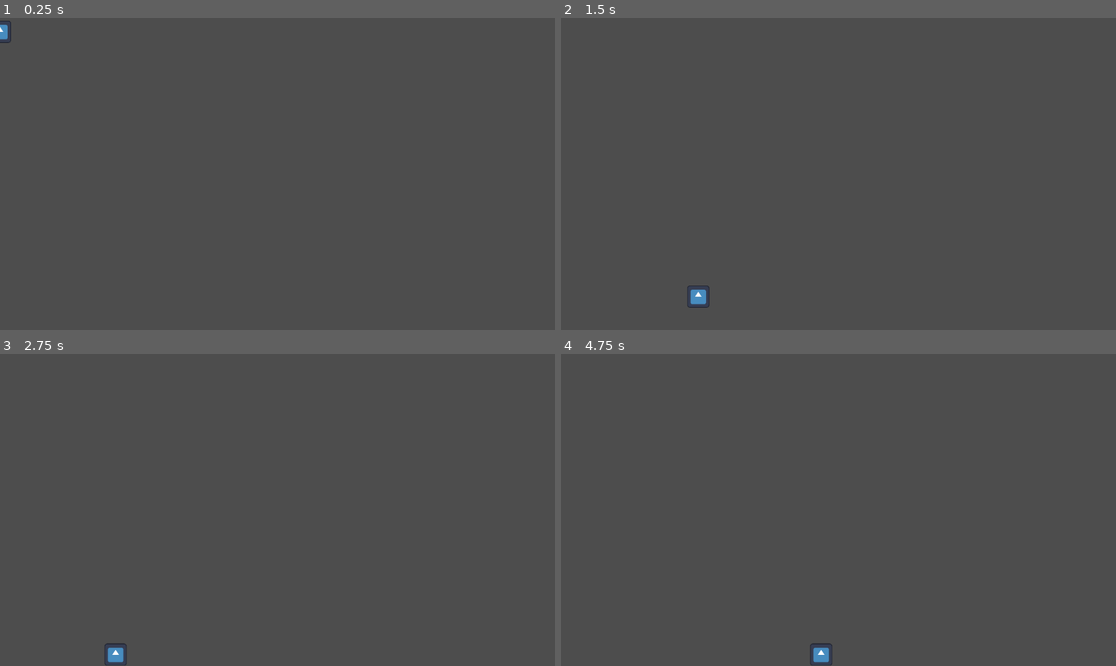
Above: before the commit, frames 1-4 (two rows, left to right).
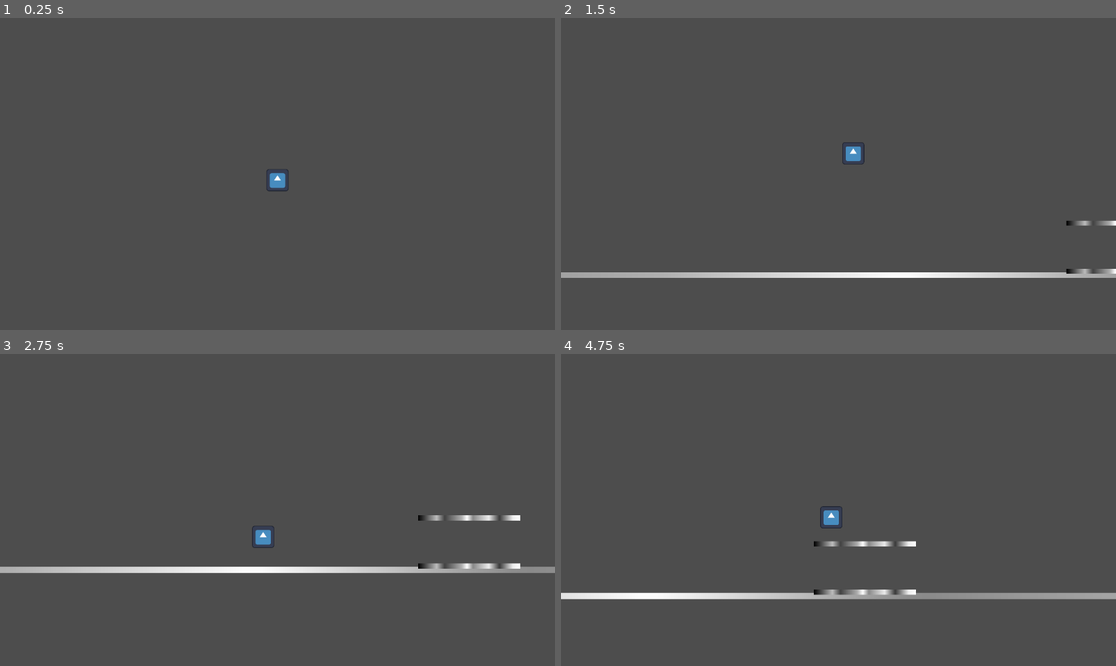
Above: after the commit, the same moments.

Repository: MemeCake789/RETCON
Game: Godot game, scene res://Scenes/root.tscn
The game is run twice, just before and just after one commit, with the same random seed, the same clock (stepped at 60 frames per second) and the same inputs. The engine's default icon, where the game draws it, is replaced by a stand-in: a white triangle on a blue panel in a dark square.
Inputs:
- Up to frame 1 (0.25 s): no input
- Up to frame 2 (1.5 s): tap Enter (ui_accept) at 0.5, 0.6, 0.77, 1.07, 1.35 s; hold Right (ui_right) from 0.53 s (still down)
- Up to frame 3 (2.75 s): tap Enter (ui_accept) at 1.52, 1.82, 2.1 s; release Right (ui_right) at 2.03 s; hold Left (ui_left) from 2.03 s (still down)
- Up to frame 4 (4.75 s): release Left (ui_left) at 2.78 s; hold Right (ui_right) 2.78-4.28 s; tap Enter (ui_accept) at 2.85, 3.02, 3.32, 3.6, 3.77, 4.07, 4.35, 4.52 s; hold Left (ui_left) from 4.28 s (still down)

The runs differ from the first frame. In frame 1, 0.3% of the frame differs, in the area x 0-52%, y 0-56%; in frame 2, 2.3%; in frame 3, 2.8%; in frame 4, 2.9%, in the area x 0-100%, y 48-100%.

Commit message:
Better Movement (Bhop, Coyote Time, Jump Buffers)

Diff:
--- a/Scenes/root.tscn
+++ b/Scenes/root.tscn
@@ -7,6 +7,14 @@
 size = Vector2(46, 46)
 
 [sub_resource type="RectangleShape2D" id="RectangleShape2D_8pvmw"]
+size = Vector2(20.323, 11.6863)
+
+[sub_resource type="Gradient" id="Gradient_8pvmw"]
+offsets = PackedFloat32Array(0, 0.181818, 0.25974, 0.428571, 0.480519, 0.538961, 0.694805, 0.798701, 0.928571, 1)
+colors = PackedColorArray(0, 0, 0, 1, 0.741385, 0.741385, 0.741385, 1, 0.25974, 0.25974, 0.25974, 1, 0.691357, 0.691357, 0.691357, 1, 1, 1, 1, 1, 0.538961, 0.538961, 0.538961, 1, 0.925353, 0.925353, 0.925353, 1, 0.226708, 0.226707, 0.226707, 1, 0.928571, 0.928571, 0.928571, 1, 1, 1, 1, 1)
+
+[sub_resource type="GradientTexture1D" id="GradientTexture1D_vnucn"]
+gradient = SubResource("Gradient_8pvmw")
 
 [node name="root" type="Node2D"]
 
@@ -20,9 +28,44 @@
 scale = Vector2(0.359375, 0.359375)
 texture = ExtResource("2_vnucn")
 
-[node name="Floor" type="StaticBody2D" parent="."]
+[node name="Camera2D" type="Camera2D" parent="Player"]
+position_smoothing_enabled = true
+position_smoothing_speed = 10.0
+
+[node name="Map" type="Node2D" parent="."]
+
+[node name="Floor" type="StaticBody2D" parent="Map"]
 position = Vector2(566, 659)
-scale = Vector2(58.4646, 1.15998)
+scale = Vector2(696.867, 1.16245)
 
-[node name="CollisionShape2D" type="CollisionShape2D" parent="Floor"]
+[node name="CollisionShape2D" type="CollisionShape2D" parent="Map/Floor"]
+scale = Vector2(0.673895, 1.03057)
 shape = SubResource("RectangleShape2D_8pvmw")
+
+[node name="Sprite2D" type="Sprite2D" parent="Map/Floor"]
+scale = Vector2(0.0534915, 10.707)
+texture = SubResource("GradientTexture1D_vnucn")
+
+[node name="Floor2" type="StaticBody2D" parent="Map"]
+position = Vector2(829, 651)
+scale = Vector2(15.4777, 0.987688)
+
+[node name="CollisionShape2D" type="CollisionShape2D" parent="Map/Floor2"]
+scale = Vector2(0.673895, 1.03057)
+shape = SubResource("RectangleShape2D_8pvmw")
+
+[node name="Sprite2D" type="Sprite2D" parent="Map/Floor2"]
+scale = Vector2(0.0534915, 10.707)
+texture = SubResource("GradientTexture1D_vnucn")
+
+[node name="Floor3" type="StaticBody2D" parent="Map"]
+position = Vector2(829, 551)
+scale = Vector2(15.4777, 0.987688)
+
+[node name="CollisionShape2D" type="CollisionShape2D" parent="Map/Floor3"]
+scale = Vector2(0.673895, 1.03057)
+shape = SubResource("RectangleShape2D_8pvmw")
+
+[node name="Sprite2D" type="Sprite2D" parent="Map/Floor3"]
+scale = Vector2(0.0534915, 10.707)
+texture = SubResource("GradientTexture1D_vnucn")
--- a/Scripts/PlayerController.gd
+++ b/Scripts/PlayerController.gd
@@ -1,25 +1,79 @@
 extends CharacterBody2D
 
+const INITIAL_SPEED 		= 300.0
+const MAX_SPEED 			= 600.0
+const GROUND_ACCELERATION 	= 1200.0
+const GROUND_DECELERATION 	= 1800.0
+const AIR_ACCELERATION 		= 1500.0
+const AIR_DECELERATION 		= 400.0
+const JUMP_VELOCITY 		= -800.0
+const JUMP_BUFFER_TIME 		= 0.2
+const COYOTE_TIME 			= 0.2
+const BHOP_SPEED_BOOST 		= 100.0
 
-const SPEED = 300.0
-const JUMP_VELOCITY = -400.0
-
+var current_speed = INITIAL_SPEED
+var jump_buffer_timer = 0.0
+var coyote_timer = 0.0
+var was_on_floor = false
 
 func _physics_process(delta: float) -> void:
-	# Add the gravity.
+	Gravity(delta)
+	HandlePlayerMovement(delta)
+
+func HandlePlayerMovement(delta: float):
+	CoyoteTimeCheck(delta)
+	JumpBufferCheck(delta)
+
+	# Execute jump if buffered and on the floor or in coyote time.
+	if jump_buffer_timer > 0 and (is_on_floor() or coyote_timer > 0):
+		BHOPCheck()
+
+		velocity.y = JUMP_VELOCITY
+		jump_buffer_timer = 0.0  # Consume buffer
+		coyote_timer = 0.0 # Consume coyote time
+
+	# Get the input direction and handle the movement/deceleration.
+	var direction := Input.get_axis("ui_left", "ui_right")
+
+	var acceleration = GROUND_ACCELERATION if is_on_floor() else AIR_ACCELERATION
+	var deceleration = GROUND_DECELERATION if is_on_floor() else AIR_DECELERATION
+
+	if direction:
+		velocity.x = move_toward(velocity.x, direction * current_speed, acceleration * delta)
+	else:
+		velocity.x = move_toward(velocity.x, 0, deceleration * delta)
+
+	# Decelerate current_speed to initial_speed when on the ground
+	if is_on_floor():
+		current_speed = move_toward(current_speed, INITIAL_SPEED, GROUND_DECELERATION * delta)
+
+	was_on_floor = is_on_floor()
+	print(velocity.x, current_speed)
+
+	move_and_slide()
+
+func CoyoteTimeCheck(delta: float):
+	if was_on_floor and not is_on_floor():
+		coyote_timer = COYOTE_TIME
+
+	if coyote_timer > 0:
+		coyote_timer -= delta
+
+func Gravity(delta: float):
 	if not is_on_floor():
 		velocity += get_gravity() * delta
 
-	# Handle jump.
-	if Input.is_action_just_pressed("ui_accept") and is_on_floor():
-		velocity.y = JUMP_VELOCITY
+func BHOPCheck():
+	# Check for bhop
+	if is_on_floor():
+		current_speed = min(current_speed + BHOP_SPEED_BOOST, MAX_SPEED)
 
-	# Get the input direction and handle the movement/deceleration.
-	# As good practice, you should replace UI actions with custom gameplay actions.
-	var direction := Input.get_axis("ui_left", "ui_right")
-	if direction:
-		velocity.x = direction * SPEED
-	else:
-		velocity.x = move_toward(velocity.x, 0, SPEED)
 
-	move_and_slide()
+func JumpBufferCheck(delta: float):
+	# Update jump buffer timer
+	if jump_buffer_timer > 0:
+		jump_buffer_timer -= delta
+
+	# Handle jump input.
+	if Input.is_action_just_pressed("ui_accept"):
+		jump_buffer_timer = JUMP_BUFFER_TIME
Not shown: 1 places in Scenes/root.tscn that only renumber resources
